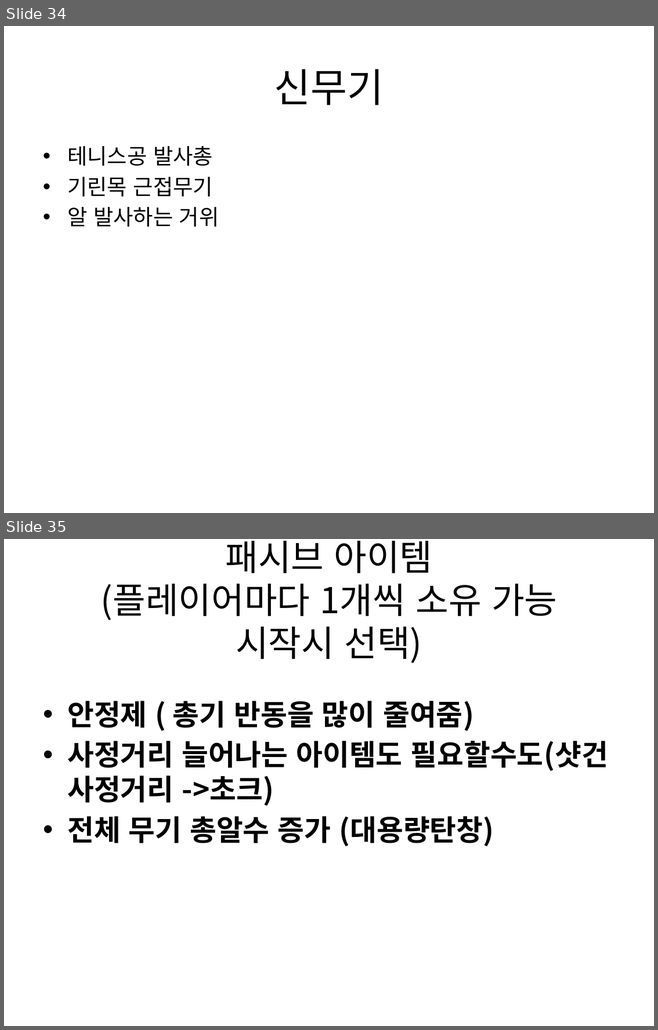
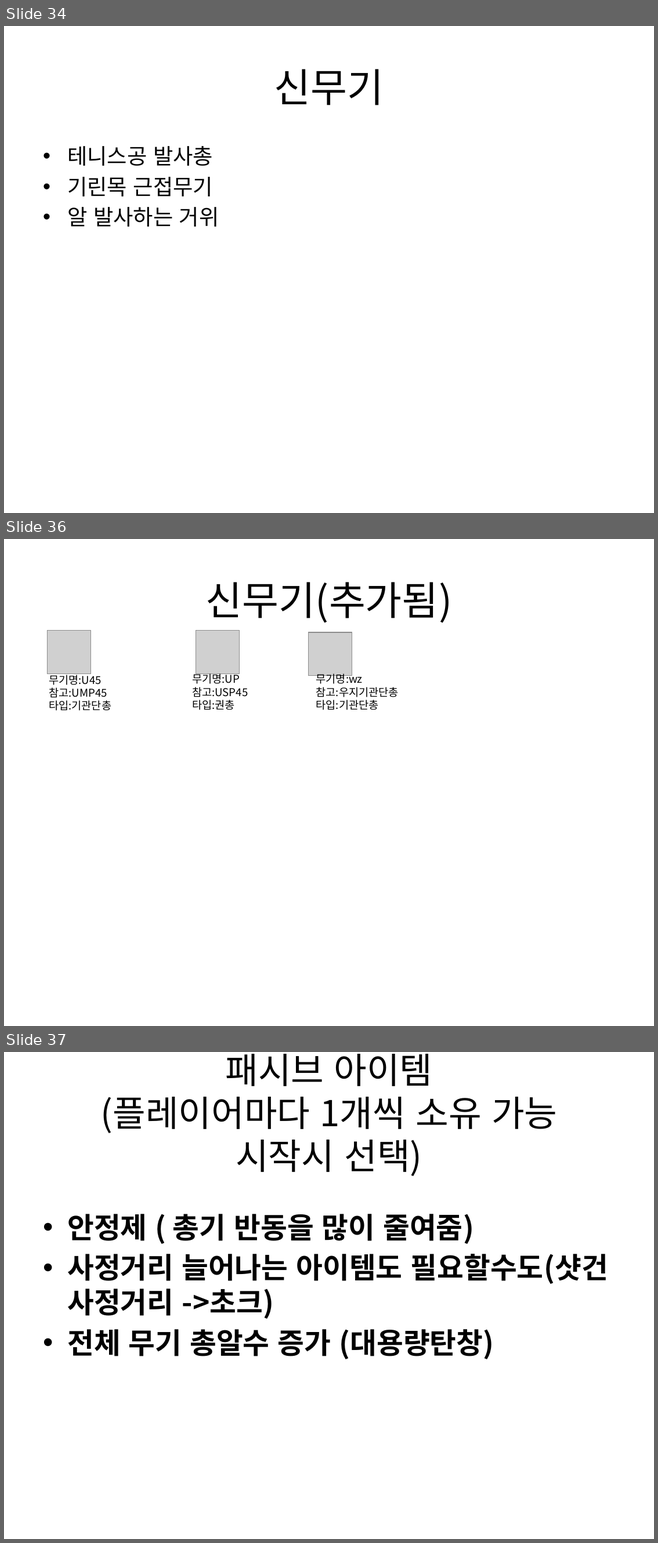
Before and after one commit to gkdlgndpdu/EscapeJail, a slide deck: EscapeJail/Assets/기획/스테이지1기획.pptx. Shown one above the other, each under a label of ours: slides 34 and 35 before the commit, slides 34, 36 and 37 after it; the slides between them are not shown. The pictures are 658x1030 and 658x1543 pixels, drawn with LibreOffice and Linux fonts; fonts in the diff are those of the drawing; grey boxes stand for pictures. Boxes give left, top, right and bottom in pixels: in the first picture for what was removed or moved away, otherwise in the second. Text is boxed around its words. In the diff, an @@ line names an element or a change of style, - is before the commit and + after.

```diff
--- a/EscapeJail/Assets/기획/스테이지1기획.pptx
+++ b/EscapeJail/Assets/기획/스테이지1기획.pptx
@@ slide 36 added at <box>4,539,654,1026</box>, background #FFFFFF @@
@@ title added at <box>206,582,452,623</box>, 44 pt, text #000000 @@
+신무기(추가됨)
@@ picture added at <box>48,631,91,674</box> @@
@@ picture added at <box>195,631,239,674</box> @@
@@ picture added at <box>308,632,352,676</box> @@
@@ text added at <box>49,673,111,711</box>, 12 pt, text #000000 @@
+무기명:U45
+참고:UMP45
+타입:기관단총
@@ text added at <box>192,672,248,710</box>, 12 pt, text #000000 @@
+무기명:UP
+참고:USP45
+타입:권총
@@ text added at <box>316,672,398,710</box>, 12 pt, text #000000 @@
+무기명:wz
+참고:우지기관단총
+타입:기관단총
@@ what was slide 35 is now slide 37 @@
```
Also in this commit, not shown: 1 other slide added, 1 other file.
